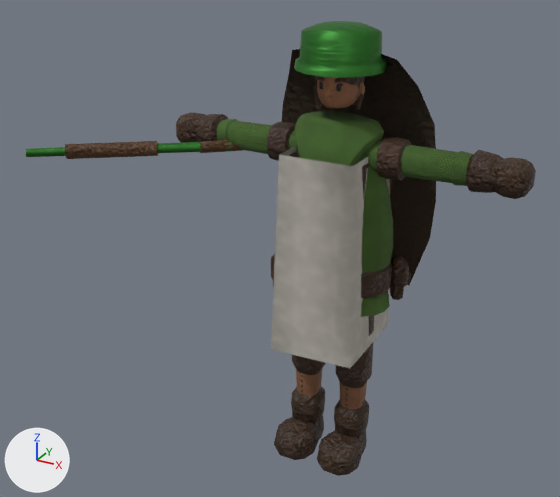
One commit to the glTF model csharp/Unciv.Godot/Packs/units/models/unit/Rifleman.glb: the scene before it, then after it.
Before and after are seen from a 50 mm lens placed at (0.574, -1.264, 1.073), pointed at (-0.105, -0.029, 0.455). Lighting does not change. The marker at lower left points along +X, +Y and +Z. The picture after the commit comes second. Where no turn or scale is listed for an object, it has been applied to the vertices. Vertices at exactly the same position are counted once.

The older version as bpy lines, for what is in view:
```python
me_mesh_rifle = bpy.data.meshes.new('Mesh_Rifle')
me_mesh_rifle.from_pydata(...)  # 60 vertices, 108 faces; spans x -0.253..0.18, y -0.211..0.14, z -0.015..0.015
# faces by material slot: [48, 60]
me_mesh_rifle.materials.append(mat_iron)
me_mesh_rifle.materials.append(mat_leather)
me_mesh_rogue_cape = bpy.data.meshes.new('Mesh_Rogue_Cape')
me_mesh_rogue_cape.from_pydata(...)  # 56 vertices, 84 faces; spans x -0.169..0.169, y 0.01..0.087, z -0.458..0.008
me_mesh_rogue_cape.materials.append(mat_fur)
me_mesh_skinned = bpy.data.meshes.new('Mesh_skinned')
me_mesh_skinned.from_pydata(...)  # 2589 vertices, 4819 faces; spans x -0.353..0.353, y -0.103..0.207, z 0.015..0.906
# faces by material slot: [1086, 3000, 403, 138, 160, 32]
me_mesh_skinned.materials.append(mat_wool)
me_mesh_skinned.materials.append(mat_leather)
me_mesh_skinned.materials.append(mat_skin)
me_mesh_skinned.materials.append(mat_dark)
me_mesh_skinned.materials.append(mat_iron)
me_mesh_skinned.materials.append(mat_teamcolor)
ob_rifle = bpy.data.objects.new('Rifle', me_mesh_rifle)
ob_rifle.location = (-0.282, -0.047, 0.648)
ob_rogue_cape = bpy.data.objects.new('Rogue_Cape', me_mesh_rogue_cape)
ob_rogue_cape.location = (0.0, 0.0, 0.841)
ob_warrior = bpy.data.objects.new('Warrior', me_mesh_skinned)
ob_warrior.location = (0.0, 0.0, -0.015)
```
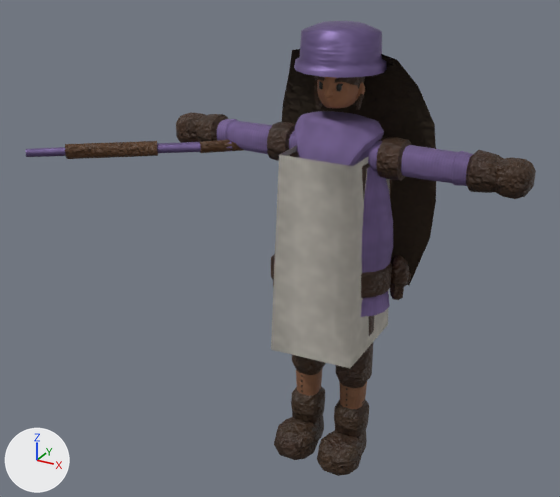
Pixel boxes [x1, y1, x2, y2] of what changed, in the pictures (560 x 497 px):
part 1 of me_mesh_skinned, recoloured (dark green to purple): [217, 111, 473, 317] in both
part 2 of me_mesh_skinned, recoloured (green to purple): [294, 21, 387, 78] in both
part 3 of me_mesh_rifle, recoloured (green to purple): [26, 141, 232, 157] in both

The change, as a diff of the scene's bpy script:
```diff
--- a/csharp/Unciv.Godot/Packs/units/models/unit/Rifleman.glb.py
+++ b/csharp/Unciv.Godot/Packs/units/models/unit/Rifleman.glb.py
@@ me_mesh_skinned @@
 me_mesh_skinned.from_pydata(...)  # 2589 vertices, 4819 faces; spans x -0.353..0.353, y -0.103..0.207, z 0.015..0.906
 # used by ob_warrior; location = (0.0, 0.0, -0.015)
+# me_mesh_skinned part 1: 1086 faces centred in x -0.241..0.241, y -0.073..0.073, z 0.374..0.741 are repainted in the vertex colours; the middle colour goes from dark green #49692e to purple #7e699c
+# me_mesh_skinned part 2: 160 faces centred in x -0.078..0.08, y -0.08..0.078, z 0.829..0.905 are repainted in the vertex colours; the middle colour goes from green #35802e to purple #806ca0
 me_mesh_skinned.materials.append(mat_wool)
@@ me_mesh_rifle @@
 me_mesh_rifle.from_pydata(...)  # 60 vertices, 108 faces; spans x -0.253..0.18, y -0.211..0.14, z -0.015..0.015
 # used by ob_rifle; location = (-0.282, -0.047, 0.648)
+# me_mesh_rifle part 3: 48 faces centred in x -0.251..0.07, y -0.208..0.028, z -0.009..0.009 are repainted in the vertex colours; the middle colour goes from green #35802e to purple #806ca0
 me_mesh_rifle.materials.append(mat_iron)
```
